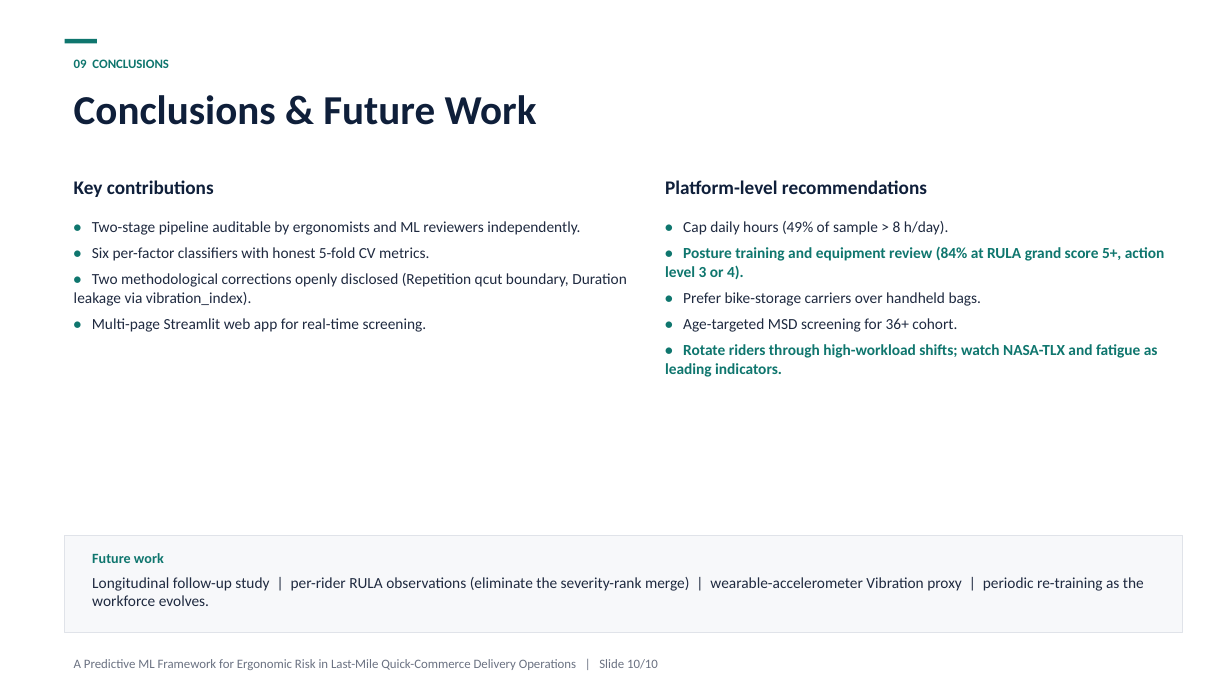
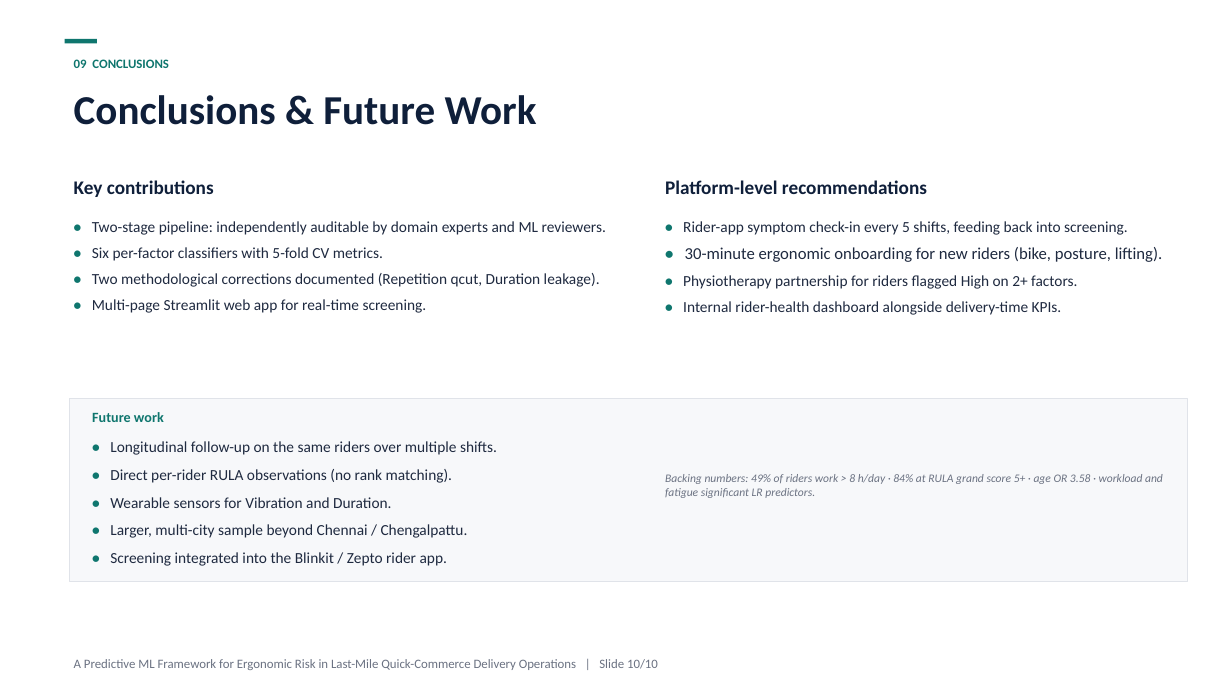
Before and after one commit to AilaVishnu/ergonomic-risk-factor-prediction, a slide deck: slide 10 of deck/Review_Presentation.pptx. Drawn at 1232x693 pixels with LibreOffice and Linux fonts; fonts in the diff are those of the drawing. Boxes give left, top, right and bottom in pixels: in the first picture for what was removed or moved away, otherwise in the second. Text is boxed around its words. In the diff, an @@ line names an element or a change of style, - is before the commit and + after.

Commit message:
Review_Presentation.pptx: sync latest edits

```diff
--- a/deck/Review_Presentation.pptx
+++ b/deck/Review_Presentation.pptx
@@ text at [92, 221, 606, 287]: text changed @@
-• Two-stage pipeline auditable by ergonomists and ML reviewers independently.
-• Six per-factor classifiers with honest 5-fold CV metrics.
-• Two methodological corrections openly disclosed (Repetition qcut boundary, Duration leakage via vibration_index).
+• Two-stage pipeline: independently auditable by domain experts and ML reviewers.
+• Six per-factor classifiers with 5-fold CV metrics.
+• Two methodological corrections documented (Repetition qcut, Duration leakage).
@@ text at [683, 221, 1163, 315]: text changed; text colour #0F766E to #1F2A40; bold off @@
-• Cap daily hours (49% of sample > 8 h/day).
-• Posture training and equipment review (84% at RULA grand score 5+, action level 3 or 4).
-• Prefer bike-storage carriers over handheld bags.
-• Age-targeted MSD screening for 36+ cohort.
-• Rotate riders through high-workload shifts; watch NASA-TLX and fatigue as leading indicators.
+• Rider-app symptom check-in every 5 shifts, feeding back into screening.
+• 30-minute ergonomic onboarding for new riders (bike, posture, lifting).
+• Physiotherapy partnership for riders flagged High on 2+ factors.
+• Internal rider-health dashboard alongside delivery-time KPIs.
@@ rectangle: place and size @@
-rectangle at [65, 536, 1183, 633]
+rectangle at [69, 398, 1188, 581]
@@ text "Future work": place and size @@
-text "Future work" at [92, 553, 164, 563]
+text "Future work" at [92, 412, 164, 422]
@@ text at [110, 441, 497, 566]: text changed @@
-Longitudinal follow-up study | per-rider RULA observations (eliminate the severity-rank merge) | wearable-accelerometer Vibration proxy | periodic re-training as the workforce evolves.
+• Longitudinal follow-up on the same riders over multiple shifts.
+• Direct per-rider RULA observations (no rank matching).
+• Wearable sensors for Vibration and Duration.
+• Larger, multi-city sample beyond Chennai / Chengalpattu.
+• Screening integrated into the Blinkit / Zepto rider app.
@@ text added at [665, 474, 1163, 498], 9 pt, text #6B7282, italic @@
+Backing numbers: 49% of riders work > 8 h/day · 84% at RULA grand score 5+ · age OR 3.58 · workload and fatigue significant LR predictors.
```
Also in this commit, not shown: 3 other slides changed, 1 slide added.
